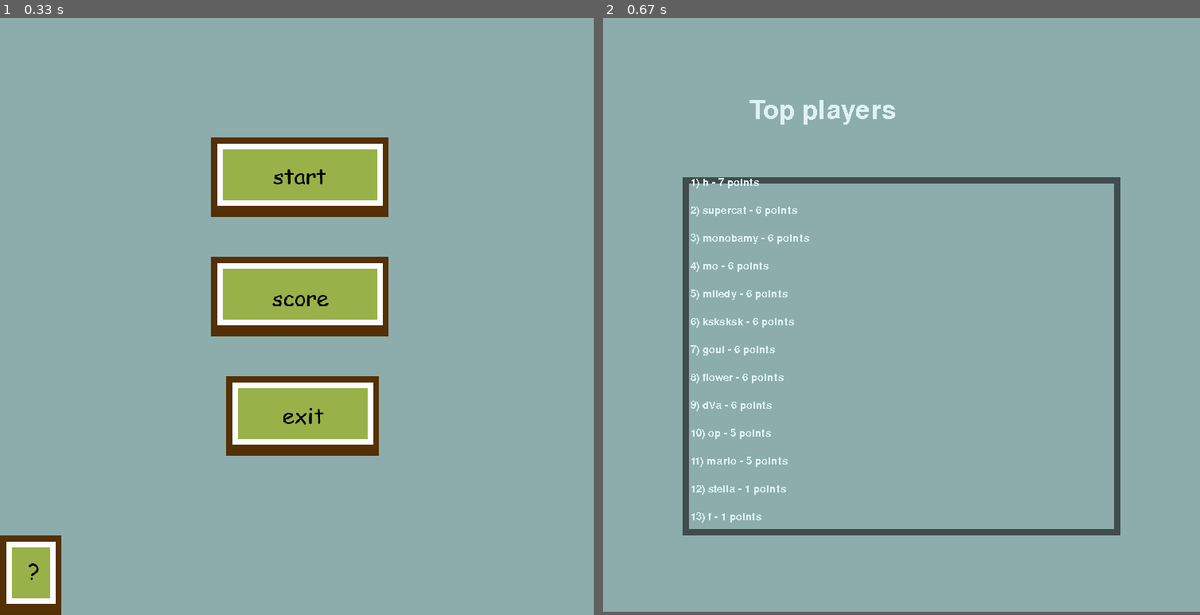
Above: before the commit, frames 1-2 (left to right).
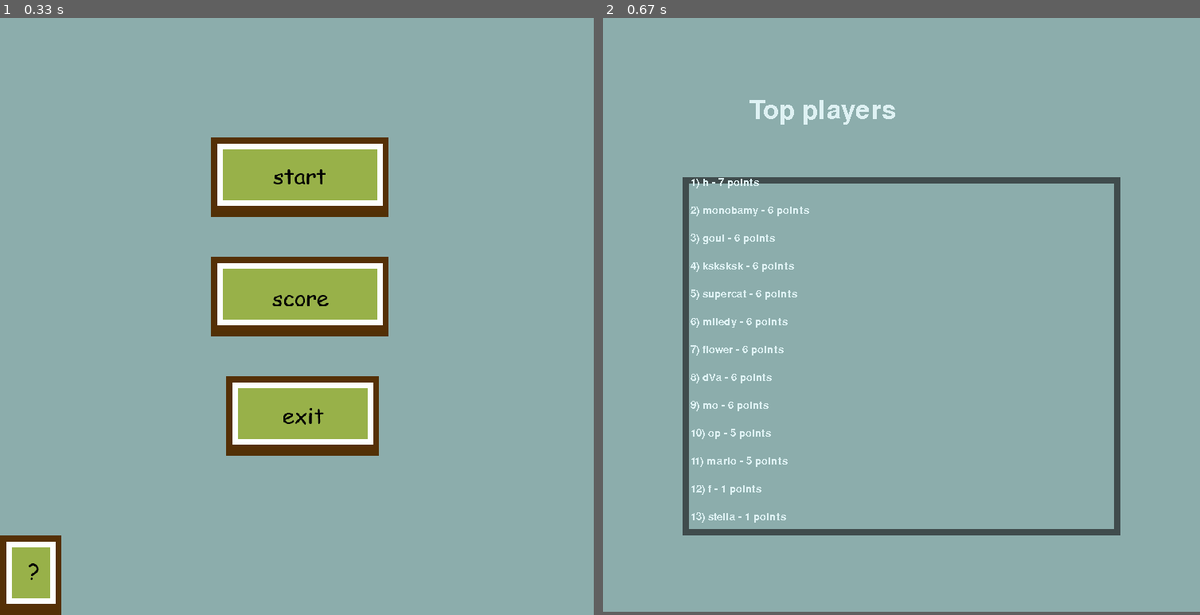
Above: after the commit, the same moments.

Repository: lnivnv/projects
Game: pygame game, started from flying.py
Same seed, same stepped clock (60 frames per second), same inputs: the game is played once before the commit and once after it.
Inputs (mouse positions are in pixels of both pictures, inside the frame that each line leads up to):
- Up to frame 1 (0.33 s): no input
- Up to frame 2 (0.67 s): click (901, 316) at 0.38 s

Frame 1 is identical in both runs. In frame 2, 0.7% of the frame differs, in the area x 16-35%, y 31-85%.

Commit message:
Update flying.py

Diff:
--- a/flying.py
+++ b/flying.py
@@ -258,6 +258,10 @@
         clock.tick(30)
 
 
+def keyFunc(item):
+    return item[0]
+
+
 def scores():
     screen_width = 750
     screen_height = 746
@@ -275,7 +279,8 @@
     result = cur.execute("""SELECT * FROM score""")
     for sc in result:
         scores_list.append([sc[2], sc[1]])
-    scores_list = sorted(scores_list)[::-1]
+    scores_list.sort(key=keyFunc)
+    scores_list = scores_list[::-1]
     y = 200
     run = True
     q = 13
